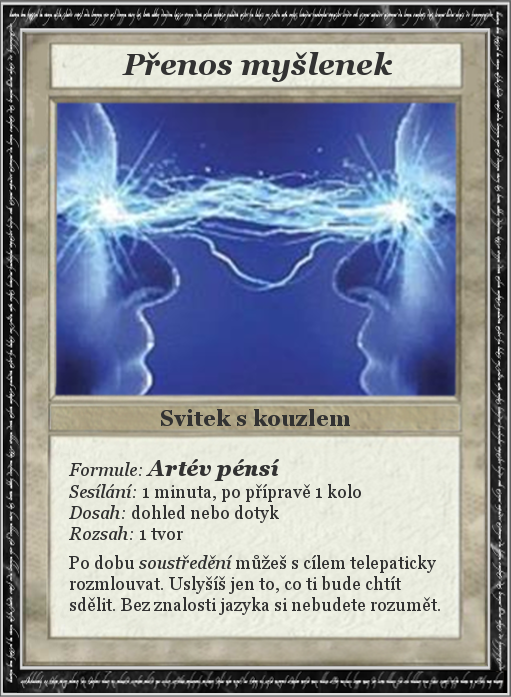
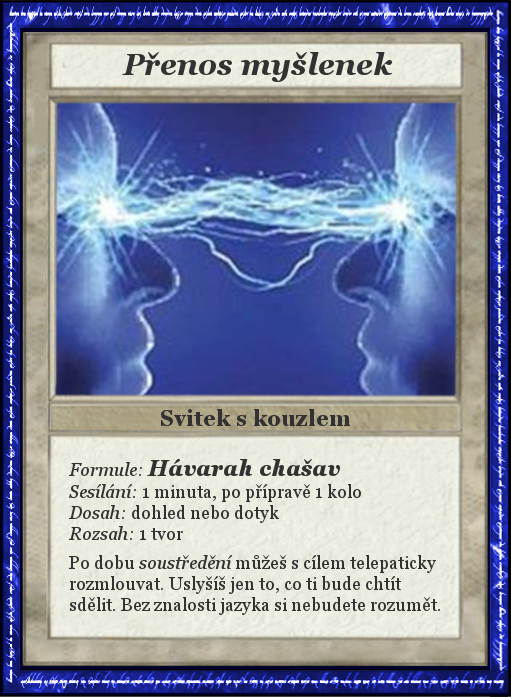
The second 511px x 697px image is a revision of the first. Changes to its layers:
renamed "Formule: Artév pénsí ..." to "Formule: Hávarah chašav ...", painted on it over [146, 459, 340, 481]
renamed "RuneFrame" to "Dropped Buffer", painted on it over [0, 0, 511, 697]
